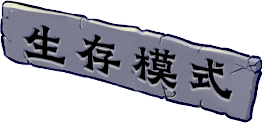
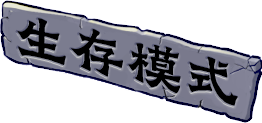
Revision of a layered 262×123 image; what changed, layer by layer:
renamed "GraveBustedStoneLishuSc.ttf｜默认" to "项目字体｜生存模式", painted on it over (17, 18, 238, 106)
